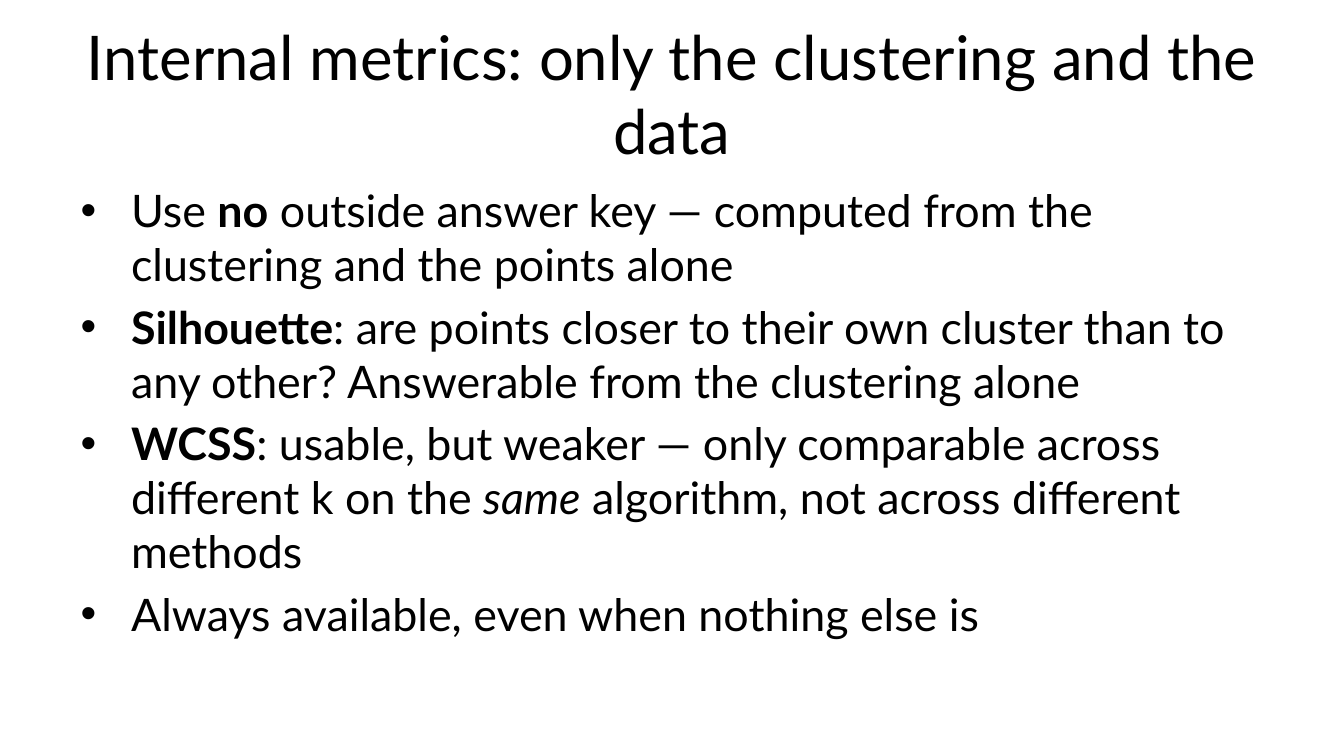
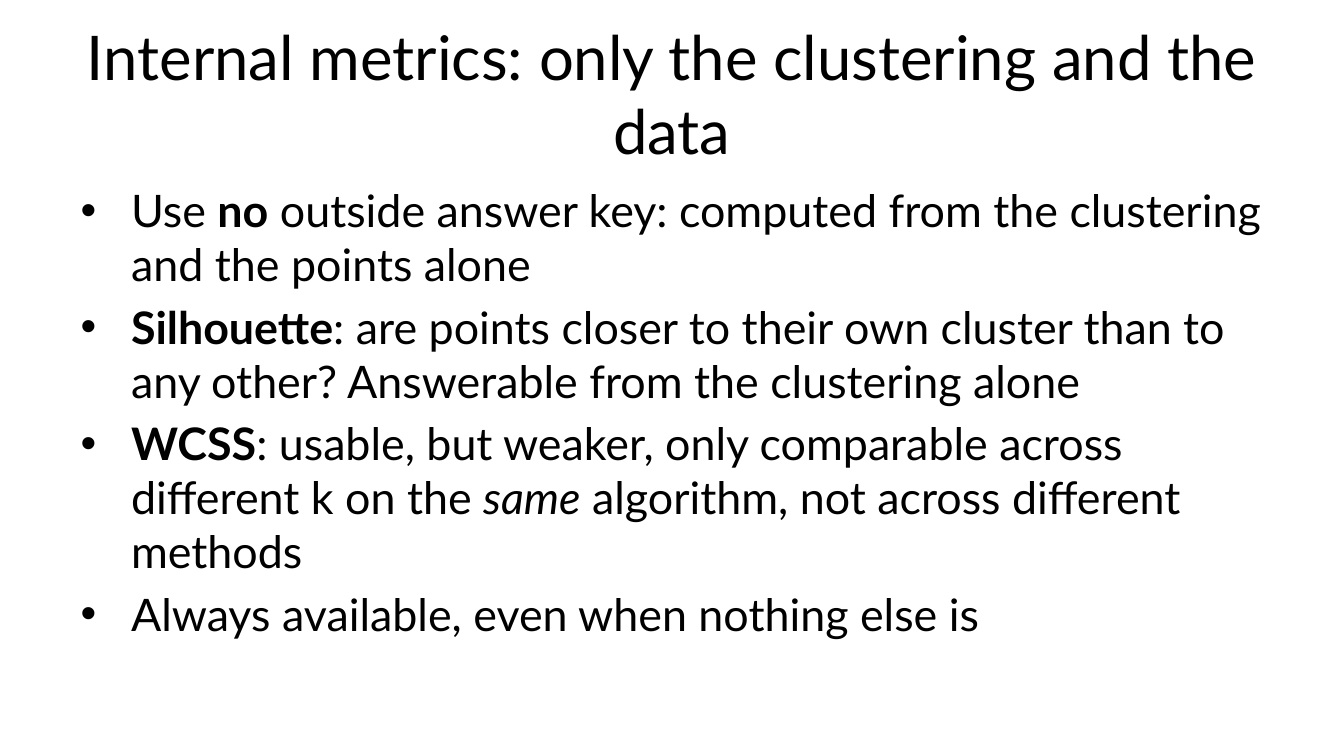
Before and after one commit to fabioantonini/technologies-for-artificial-intelligence, a slide deck: slide 43 of Lessons/08_unsupervised_learning/Slides/unsupervised_learning_slides.pptx. Drawn at 1344x756 pixels with LibreOffice and Linux fonts; fonts in the diff are those of the drawing; background and template pictures are left out. Boxes give left, top, right and bottom in pixels: in the first picture for what was removed or moved away, otherwise in the second. Text is boxed around its words. In the diff, an @@ line names an element or a change of style, - is before the commit and + after.

```diff
--- a/Lessons/08_unsupervised_learning/Slides/unsupervised_learning_slides.pptx
+++ b/Lessons/08_unsupervised_learning/Slides/unsupervised_learning_slides.pptx
@@ text at [131, 194, 1261, 289]: text changed @@
-• Use no outside answer key — computed from the clustering and the points alone
+• Use no outside answer key: computed from the clustering and the points alone
@@ text at [131, 427, 1180, 569]: text changed @@
-• WCSS: usable, but weaker — only comparable across different k on the same algorithm, not across different methods
+• WCSS: usable, but weaker, only comparable across different k on the same algorithm, not across different methods
```
Also in this commit, not shown: 33 other slides changed, 27 other files.
